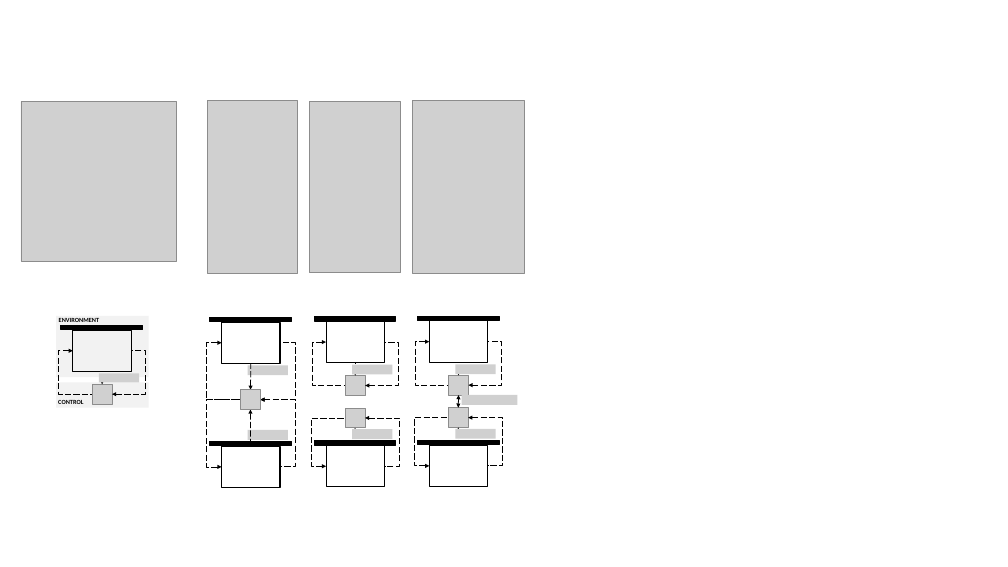
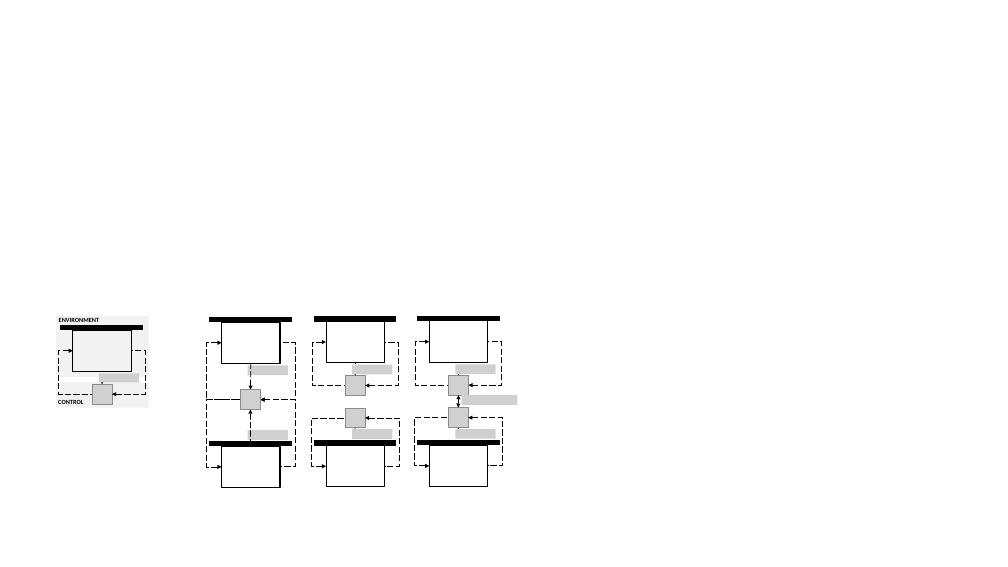
Before and after one commit to intelligent-environments-lab/CityLearn, a slide deck: slide 7 of assets/images/citylearn_systems.pptx (slide 8 before the commit). Drawn at 1008x567 pixels with LibreOffice and Linux fonts; fonts in the diff are those of the drawing; grey boxes stand for pictures; background and template pictures are left out. Boxes give left, top, right and bottom in pixels: in the first picture for what was removed or moved away, otherwise in the second. Text is boxed around its words. In the diff, an @@ line names an element or a change of style, - is before the commit and + after.

```diff
--- a/assets/images/citylearn_systems.pptx
+++ b/assets/images/citylearn_systems.pptx
@@ picture removed at bbox=[21, 102, 177, 262] @@
@@ picture removed at bbox=[208, 101, 298, 273] @@
@@ picture removed at bbox=[309, 102, 401, 273] @@
@@ picture removed at bbox=[412, 101, 525, 273] @@
```
Also in this commit, not shown: 3 other slides changed, 3 slides added, 9 slides removed.
